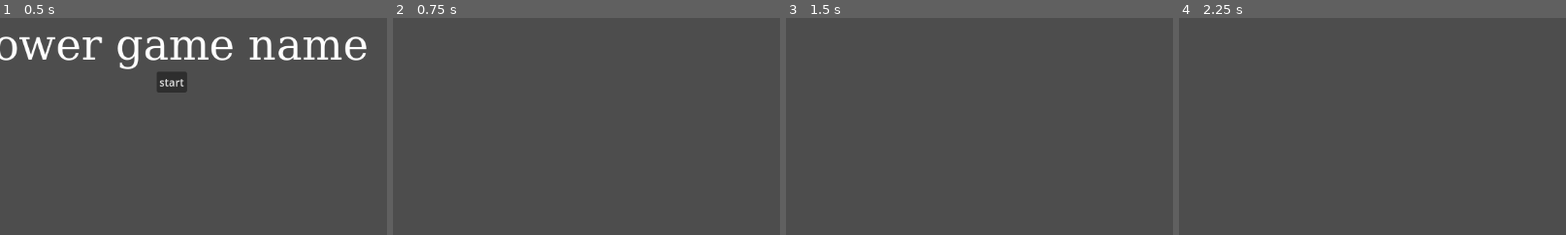
Above: before the commit, frames 1-4 (left to right).
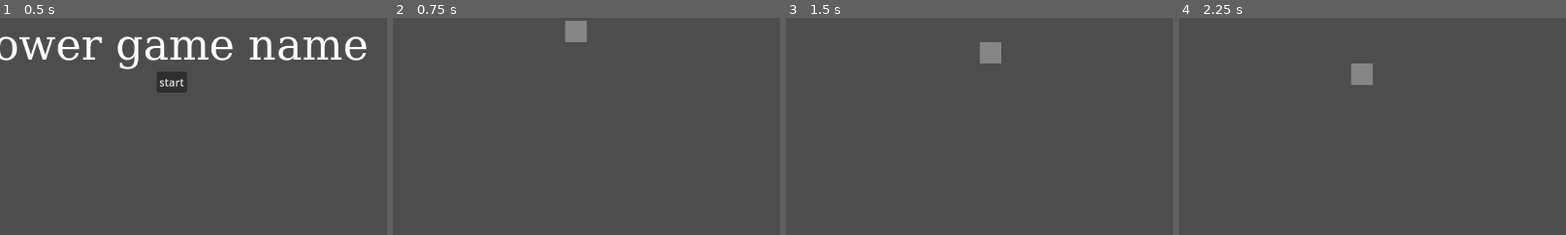
Above: after the commit, the same moments.

Repository: ender-titan1/GWJ-73
Game: Godot game, scene res://scenes/Menu.tscn
Two runs of this game, one before a commit and one after it. Both use one fixed random seed, a clock stepped at 60 frames per second and the inputs below.
Inputs (mouse positions are % of the whole screen's width and height, from its top left):
- Up to frame 1 (0.5 s): no input
- Up to frame 2 (0.75 s): click "start" at 0.5 s
- Up to frame 3 (1.5 s): tap Enter at 1.25 s; move the mouse to (72, 45) at 1.27 s; hold D (shift_right, bound only after the commit) from 1.28 s (still down)
- Up to frame 4 (2.25 s): tap Space at 2 s; move the mouse to (30, 55) at 2.02 s; release D (shift_right, bound only after the commit) at 2.03 s; hold A (shift_left, bound only after the commit) from 2.03 s (still down)
The pictures show only the part of the screen within x 28-78%, y 0-50%; the shares and areas given below are measured in that part.

Frame 1 is identical in both runs. In frame 2, 0.6% of the frame differs, in the area x 44-51%, y 1-12%; in frame 3, 0.5%; in frame 4, 0.6%.

Commit message:
Add block falling and shifting

Diff:
--- a/project.godot
+++ b/project.godot
@@ -19,6 +19,19 @@
 
 project/assembly_name="Gwj 73"
 
+[input]
+
+shift_left={
+"deadzone": 0.5,
+"events": [Object(InputEventKey,"resource_local_to_scene":false,"resource_name":"","device":0,"window_id":0,"alt_pressed":false,"shift_pressed":false,"ctrl_pressed":false,"meta_pressed":false,"pressed":false,"keycode":0,"physical_keycode":65,"key_label":0,"unicode":0,"echo":false,"script":null)
+]
+}
+shift_right={
+"deadzone": 0.5,
+"events": [Object(InputEventKey,"resource_local_to_scene":false,"resource_name":"","device":-1,"window_id":0,"alt_pressed":false,"shift_pressed":false,"ctrl_pressed":false,"meta_pressed":false,"pressed":false,"keycode":0,"physical_keycode":68,"key_label":0,"unicode":68,"echo":false,"script":null)
+]
+}
+
 [rendering]
 
 renderer/rendering_method="gl_compatibility"
--- a/scenes/Start.tscn
+++ b/scenes/Start.tscn
@@ -1,10 +1,13 @@
-[gd_scene load_steps=3 format=3 uid="uid://djwihrxn5l817"]
+[gd_scene load_steps=4 format=3 uid="uid://djwihrxn5l817"]
 
 [ext_resource type="Script" path="res://src/start.gd" id="1_23hn0"]
 [ext_resource type="TileSet" uid="uid://f3h1x1j8xhtp" path="res://resources/main_tileset.tres" id="2_24psf"]
+[ext_resource type="Texture2D" uid="uid://cmcrit7gifwi3" path="res://resources/placeholder_square.tres" id="3_oc4t0"]
 
-[node name="Start" type="Node2D"]
+[node name="Start" type="Node2D" node_paths=PackedStringArray("grid", "block_to_spawn")]
 script = ExtResource("1_23hn0")
+grid = NodePath("TileMap")
+block_to_spawn = NodePath("Sprite2D")
 
 [node name="TileMap" type="TileMap" parent="."]
 tile_set = ExtResource("2_24psf")
@@ -12,3 +15,12 @@
 layer_0/tile_data = PackedInt32Array(655359, 0, 0, 655342, 1, 0, 655343, 1, 0, 655344, 1, 0, 655345, 1, 0, 655346, 1, 0 …(421 unchanged characters)…
 
 [node name="Camera2D" type="Camera2D" parent="."]
+
+[node name="Sprite2D" type="Sprite2D" parent="."]
+modulate = Color(1, 1, 1, 0.313726)
+texture = ExtResource("3_oc4t0")
+
+[node name="BlockFallTimier" type="Timer" parent="."]
+wait_time = 0.75
+
+[connection signal="timeout" from="BlockFallTimier" to="." method="on_timer_timeout"]
--- a/src/start.gd
+++ b/src/start.gd
@@ -1,11 +1,46 @@
 extends Node2D
 
+const base_spawn_height: int = -10;
 
-# Called when the node enters the scene tree for the first time.
+@export var grid: TileMap;
+@export var block_to_spawn: Sprite2D;
+
+@onready var timer: Timer = $BlockFallTimier;
+
+var tower_height = 0;
+var falling_block: Node2D;
+var falling_block_center_cell_pos: Vector2i;
+
 func _ready():
-	pass # Replace with function body.
+	spawn(block_to_spawn);
+
+func _input(event):
+	if event.is_action_pressed("shift_left"):
+		print("left");
+		shift_falling(-1, 0);
+
+	if event.is_action_pressed("shift_right"):
+		shift_falling(1, 0);
 
 
-# Called every frame. 'delta' is the elapsed time since the previous frame.
-func _process(delta):
-	pass
+func on_timer_timeout():
+	shift_falling(0, 1);
+	# Check if the block should be placed
+
+func spawn(block: Node2D):
+
+	if falling_block != null:
+		print("Attempted to spawn block while block is already falling");
+		return;
+
+	var spawn_height = tower_height + base_spawn_height;
+	var cell_pos = Vector2i(0, spawn_height);
+	var local_spawn_height = grid.map_to_local(cell_pos);
+	block.position = local_spawn_height;
+	falling_block = block;
+	falling_block_center_cell_pos = cell_pos;
+	timer.start();
+
+func shift_falling(x, y):
+	falling_block_center_cell_pos += Vector2i(x, y);
+	falling_block.position = grid.map_to_local(falling_block_center_cell_pos)
Not shown: 1 places in scenes/shop.tscn that only renumber resources
Not shown: 1 places in scenes/tower block.tscn that only renumber resources
